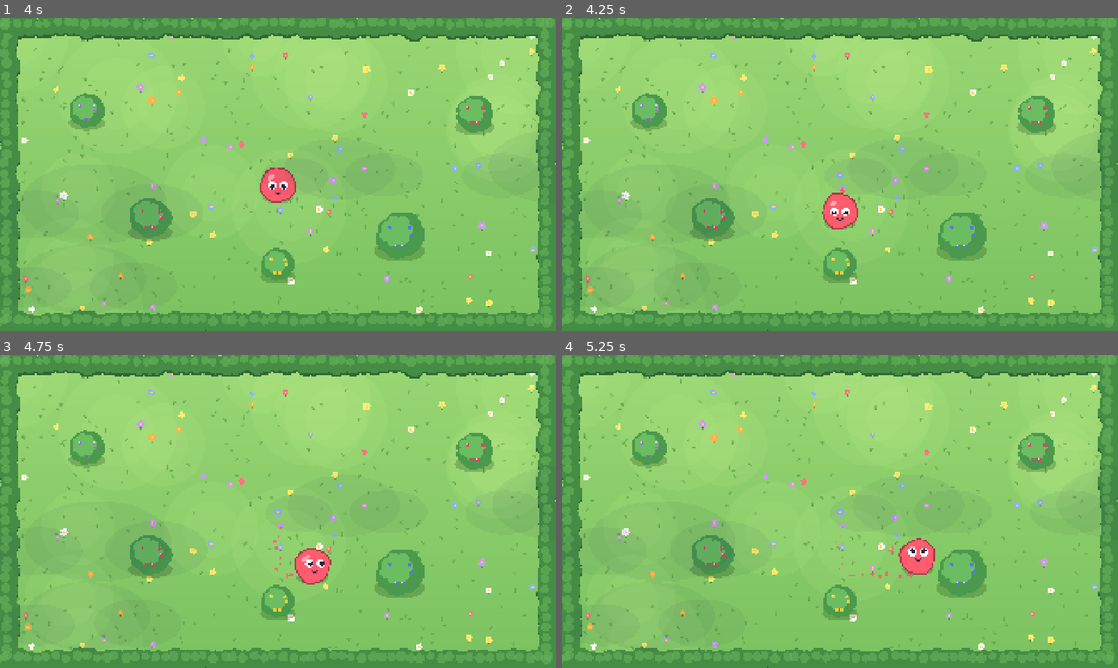
Above: before the commit, frames 1-4 (two rows, left to right).
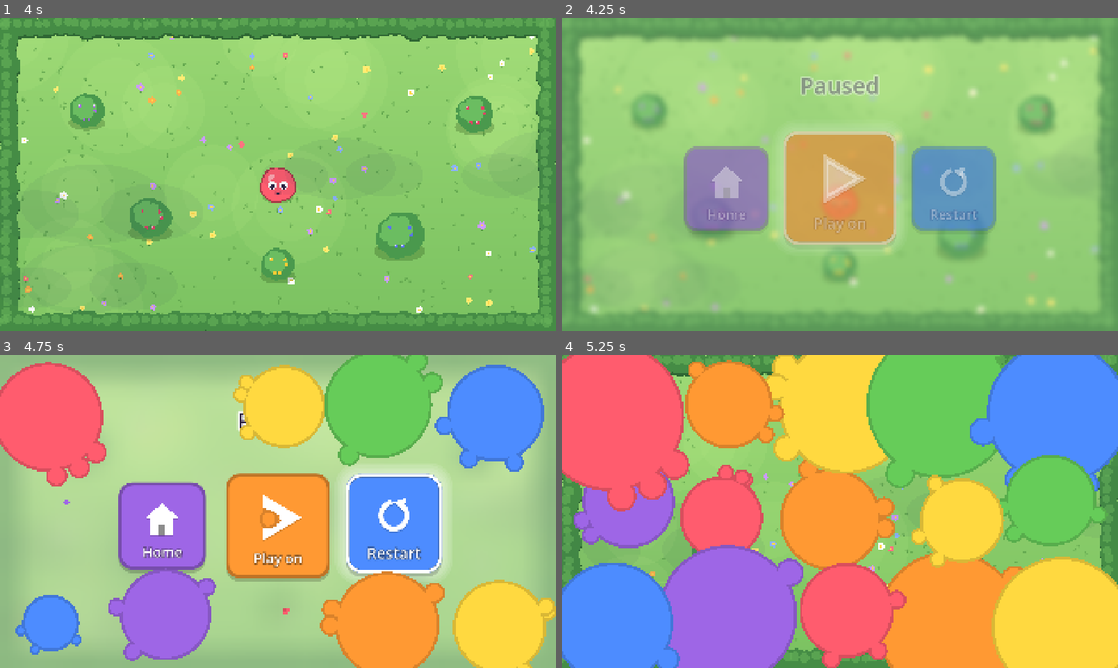
Above: after the commit, the same moments.

Repository: Teeohbee/paint-puddle
Game: Godot game, scene res://ui/splash_screen.tscn
Same seed, same stepped clock (60 frames per second), same inputs: the game is played once before the commit and once after it.
Inputs (mouse positions are in pixels of both pictures, inside the frame that each line leads up to):
- Up to frame 1 (4 s): tap Enter (ui_accept) at 0.5, 0.77, 1.52, 3.02, 3.77 s; move the mouse to (250, 237) at 0.52 s; hold Space (act) 0.53-1.28 s; hold Up (move_up) 0.53-2.03 s; click (250, 237) at 0.67 s; move the mouse to (444, 221) at 1.27 s; tap Space (act) at 1.35, 2.3, 2.85 s; move the mouse to (111, 127) at 2.02 s; hold G 2.03-2.78 s; hold Left (move_left) 2.03-3.53 s; move the mouse to (305, 174) at 2.77 s; click (305, 174) at 2.92 s; move the mouse to (194, 96) at 3.52 s; hold Down (move_down) from 3.53 s (still down); hold Space (act) from 3.53 s (still down)
- Up to frame 2 (4.25 s): keep holding Down (move_down); keep holding Space (act); tap Escape (pause) at 4.15 s
- Up to frame 3 (4.75 s): move the mouse to (400, 495) at 4.27 s; release Down (move_down) at 4.28 s; release Space (act) at 4.28 s; hold Right (move_right) from 4.28 s (still down); tap G at 4.35 s; tap Enter (ui_accept) at 4.52 s; tap Space (act) at 4.55 s
- Up to frame 4 (5.25 s): move the mouse to (728, 527) at 5.02 s; release Right (move_right) at 5.03 s; hold Up (move_up) from 5.03 s (still down); hold Space (act) from 5.03 s (still down); click (728, 527) at 5.17 s

Frame 1 is identical in both runs. In frame 2, 30% of the frame differs, in the area x 0-100%, y 0-100%; in frame 3, 100%; in frame 4, 85%.

Commit message:
feat: pause menu and unplugged-controller notice
Menu (Start) blurs the world, ducks the music and offers Play on, Restart
and Home. Unplugging the last controller pauses and shows a picture asking
for it back; plugging it in returns to the pause menu. The meadow also gets
a bump sound.

Diff:
--- a/meadow/meadow.gd
+++ b/meadow/meadow.gd
@@ -34,5 +34,9 @@
 	blob.position = Vector2(960, 540)
 	things_on_the_grass.add_child(blob)
 	trail.follow(blob)
+	blob.bumped_into_something.connect(func(): Sound.play("bump"))
 	add_child(Hedge.new())
 	add_child(CloudShadows.new())
+	var pause_menu: PauseMenu = PauseMenu.new()
+	pause_menu.name = "PauseMenu"
+	add_child(pause_menu)
--- /dev/null
+++ b/ui/pause_menu.gd
@@ -0,0 +1,130 @@
+class_name PauseMenu
+extends CanvasLayer
+## Menu (Start) pauses the game: the world blurs and Resume, Restart and Home
+## appear. If the controller is unplugged, the game pauses itself and asks
+## for it back.
+
+const HOME_SCENE: String = "res://ui/title_screen.tscn"
+
+var is_open: bool = false
+var blur: ColorRect
+var blur_material: ShaderMaterial
+var tiles_holder: Control
+var resume: MenuTile
+var unplugged_notice: Control
+
+
+func _ready() -> void:
+	layer = 50
+	process_mode = Node.PROCESS_MODE_ALWAYS
+	visible = false
+	blur = ColorRect.new()
+	blur.set_anchors_preset(Control.PRESET_FULL_RECT)
+	blur_material = ShaderMaterial.new()
+	blur_material.shader = preload("res://ui/soft_blur.gdshader")
+	blur.material = blur_material
+	add_child(blur)
+	build_tiles()
+	build_unplugged_notice()
+	Input.joy_connection_changed.connect(on_joy_connection_changed)
+
+
+func build_tiles() -> void:
+	tiles_holder = MenuScreen.new()
+	add_child(tiles_holder)
+	tiles_holder.make_heading("Paused", 170)
+	var row: HBoxContainer = tiles_holder.make_tile_row(380)
+	var home: MenuTile = tiles_holder.make_tile("Home", "home", PaintColours.PURPLE)
+	resume = tiles_holder.make_tile("Play on", "resume", PaintColours.ORANGE, Vector2(360, 360))
+	var restart: MenuTile = tiles_holder.make_tile("Restart", "restart", PaintColours.BLUE)
+	for tile in [home, resume, restart]:
+		tile.size_flags_vertical = Control.SIZE_SHRINK_CENTER
+		row.add_child(tile)
+	resume.chosen.connect(close)
+	restart.chosen.connect(func(): SceneManager.go_to(get_tree().current_scene.scene_file_path))
+	home.chosen.connect(func(): SceneManager.go_to(HOME_SCENE))
+	tiles_holder.first_focus = resume
+	# Only keeps hold of focus while the pause menu is showing
+	tiles_holder.set_process(false)
+
+
+func build_unplugged_notice() -> void:
+	unplugged_notice = Control.new()
+	unplugged_notice.set_anchors_preset(Control.PRESET_FULL_RECT)
+	unplugged_notice.visible = false
+	unplugged_notice.draw.connect(draw_unplugged_notice)
+	add_child(unplugged_notice)
+
+
+func draw_unplugged_notice() -> void:
+	var wiggle: float = sin(Time.get_ticks_msec() / 150.0) * 0.05
+	unplugged_notice.draw_set_transform(Vector2(960, 470), wiggle, Vector2.ONE)
+	unplugged_notice.draw_circle(Vector2.ZERO, 190, Color.WHITE)
+	MenuIcons.draw_controller(unplugged_notice, Vector2.ZERO, 300, PaintColours.BLUE)
+	unplugged_notice.draw_set_transform(Vector2.ZERO, 0.0, Vector2.ONE)
+	var font: Font = unplugged_notice.get_theme_default_font()
+	var message: String = "Plug the controller back in"
+	var width: float = font.get_string_size(message, HORIZONTAL_ALIGNMENT_LEFT, -1, 64).x
+	var baseline: Vector2 = Vector2(960 - width / 2.0, 780)
+	unplugged_notice.draw_string_outline(font, baseline, message, HORIZONTAL_ALIGNMENT_LEFT, -1, 64, 24, Color.WHITE)
+	unplugged_notice.draw_string(font, baseline, message, HORIZONTAL_ALIGNMENT_LEFT, -1, 64, PaintColours.INK)
+
+
+func _process(_delta: float) -> void:
+	if unplugged_notice.visible:
+		unplugged_notice.queue_redraw()
+
+
+func _unhandled_input(event: InputEvent) -> void:
+	if not event.is_action_pressed("pause"):
+		return
+	get_viewport().set_input_as_handled()
+	if is_open:
+		close()
+	else:
+		open()
+
+
+func open() -> void:
+	if is_open or SceneManager.is_changing_scene:
+		return
+	is_open = true
+	get_tree().paused = true
+	visible = true
+	Music.duck(true)
+	Sound.play("pop", 0.0, 0.8)
+	blur_material.set_shader_parameter("amount", 0.0)
+	create_tween().tween_method(func(amount): blur_material.set_shader_parameter("amount", amount), 0.0, 1.0, 0.25)
+	tiles_holder.scale = Vector2(0.85, 0.85)
+	tiles_holder.pivot_offset = Vector2(960, 540)
+	tiles_holder.modulate.a = 0.0
+	var pop_in: Tween = create_tween().set_parallel()
+	pop_in.tween_property(tiles_holder, "scale", Vector2.ONE, 0.3).set_trans(Tween.TRANS_BACK).set_ease(Tween.EASE_OUT)
+	pop_in.tween_property(tiles_holder, "modulate:a", 1.0, 0.2)
+	tiles_holder.set_process(true)
+	resume.grab_focus_quietly()
+
+
+func close() -> void:
+	if not is_open:
+		return
+	is_open = false
+	visible = false
+	unplugged_notice.visible = false
+	tiles_holder.visible = true
+	tiles_holder.set_process(false)
+	get_tree().paused = false
+	Music.duck(false)
+	get_viewport().gui_release_focus()
+
+
+func on_joy_connection_changed(_device: int, connected: bool) -> void:
+	if not connected and Input.get_connected_joypads().is_empty():
+		open()
+		tiles_holder.visible = false
+		unplugged_notice.visible = true
+	elif connected and unplugged_notice.visible:
+		unplugged_notice.visible = false
+		tiles_holder.visible = true
+		resume.grab_focus_quietly()
+		Sound.play("chime", 0.0)
--- /dev/null
+++ b/ui/soft_blur.gdshader
@@ -0,0 +1,11 @@
+shader_type canvas_item;
+// Blurs and lightens whatever is behind it, for the pause screen.
+
+uniform sampler2D screen_texture : hint_screen_texture, filter_linear_mipmap;
+uniform float amount : hint_range(0.0, 1.0) = 1.0;
+uniform vec4 wash_colour : source_color = vec4(1.0, 0.97, 0.9, 1.0);
+
+void fragment() {
+	vec4 blurred = textureLod(screen_texture, SCREEN_UV, 3.0 * amount);
+	COLOR = vec4(mix(blurred.rgb, wash_colour.rgb, 0.35 * amount), 1.0);
+}
Not shown, added: ui/pause_menu.gd.uid
Not shown, added: ui/soft_blur.gdshader.uid
